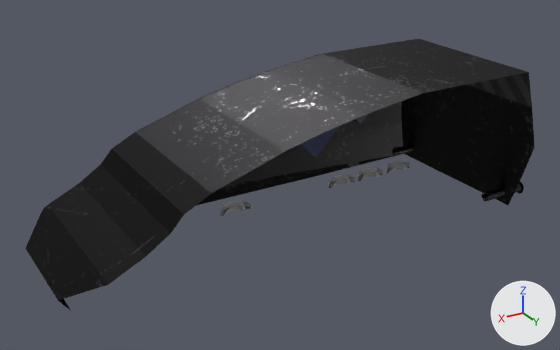
The OBJ model res/models/Assets/loco/lokomotywa.obj, before and after one commit.
Both versions are drawn from a 50 mm camera at (118.4, 24.7, 13.7) aimed at (103.6, 0.1, 1.4). Every picture has the same lights, and +X, +Y and +Z are marked at lower right. Where no turn or scale is listed for an object, it has been applied to the vertices.

Before the edit, the objects in view are built like this:
```python
me_cube = bpy.data.meshes.new('Cube')
me_cube.from_pydata(...)  # 679 vertices, 493 faces, 1 loose edge; spans x 93.0..113.4, y -4.2..4.5, z -1.4..5.1
# faces by material slot: [30, 463]
me_cube.materials.append(mat_decoboxmaterial_005)
me_cube.materials.append(mat_floormaterial_004)
ob_cube = bpy.data.objects.new('Cube', me_cube)
ob_cube.location = (0.0, 0.0, 0.0)
```
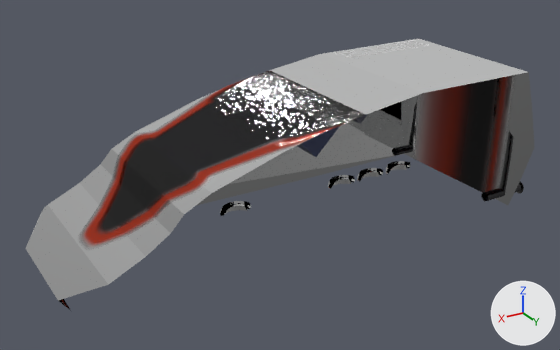
Where the change shows, as pixel boxes (x1, y1, x2, y2) in the pictures (560 x 350 px):
part 1 of me_cube, recoloured (black to grey)
    both: (25, 39, 535, 310)

The change in detail:
Picture 'untitled_floorMaterial.004_Roughness.png' (img_untitled_floormaterial_004_roughness_png) is new.
Picture 'untitled_floorMaterial.004_BaseColor.png' (img_untitled_floormaterial_004_basecolor_png) is new.
Picture 'untitled_floorMaterial.004_Metallic.png' (img_untitled_floormaterial_004_metallic_png) is new.
Picture 'untitled_floorMaterial.004_Normal.png' (img_untitled_floormaterial_004_normal_png) is new.
Material 'lok' (mat_lok) is new.
Uses the picture img_untitled_floormaterial_004_basecolor_png.
Uses the picture img_untitled_floormaterial_004_metallic_png.
Uses the picture img_untitled_floormaterial_004_normal_png.
Uses the picture img_untitled_floormaterial_004_roughness_png.
me_cube has 679 vertices, 493 faces, 1 loose edge and spans x 93.0..113.4, y -4.2..4.5, z -1.4..5.1.
me_cube is used by ob_cube; location (0.0, 0.0, 0.0).
me_cube part 1: all 463 faces that had it switch from mat_floormaterial_004 to mat_lok.
